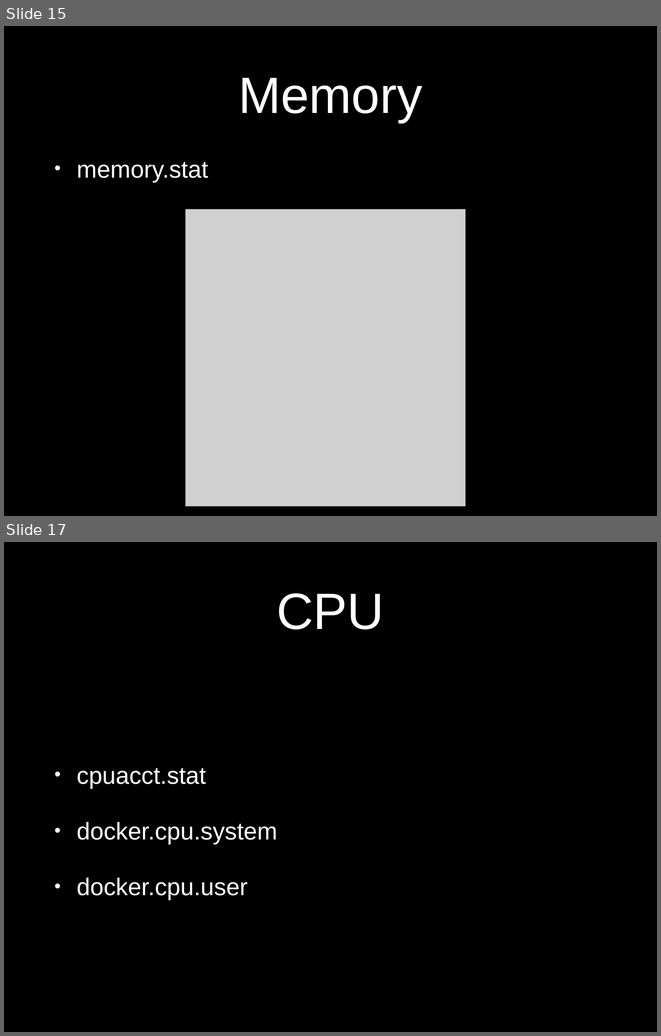
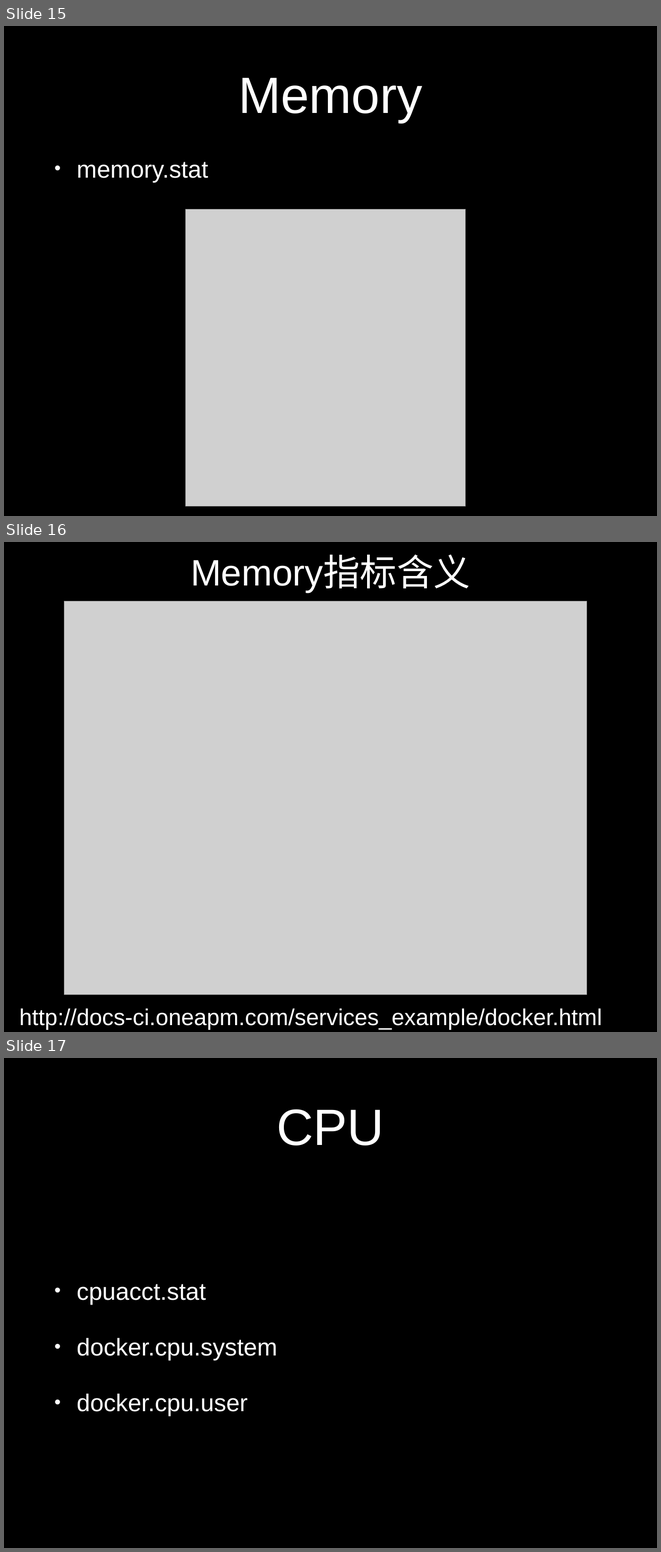
Before and after one commit to liubin/presentations, a slide deck: 20160423-docker-monitoring/keynote.pptx. Shown one above the other, each under a label of ours: slides 15 and 17 before the commit, slides 15, 16 and 17 after it; the slides between them are not shown. The pictures are 661x1036 and 661x1552 pixels, drawn with LibreOffice and Linux fonts; fonts in the diff are those of the drawing; grey boxes stand for pictures. Boxes give left, top, right and bottom in pixels: in the first picture for what was removed or moved away, otherwise in the second. Text is boxed around its words. In the diff, an @@ line names an element or a change of style, - is before the commit and + after.

```diff
--- a/20160423-docker-monitoring/keynote.pptx
+++ b/20160423-docker-monitoring/keynote.pptx
@@ slide 16 added at <box>4,542,657,1032</box>, background #000000 @@
@@ title added at <box>191,556,470,592</box>, 57.6 pt, text #FFFFFF @@
+Memory指标含义
@@ picture added at <box>64,601,586,994</box> @@
@@ text added at <box>19,1008,602,1029</box>, 36 pt, text #FFFFFF @@
+http://docs-ci.oneapm.com/services_example/docker.html
```
Also in this commit, not shown: 9 slides changed, 1 slide removed, 3 other files.
